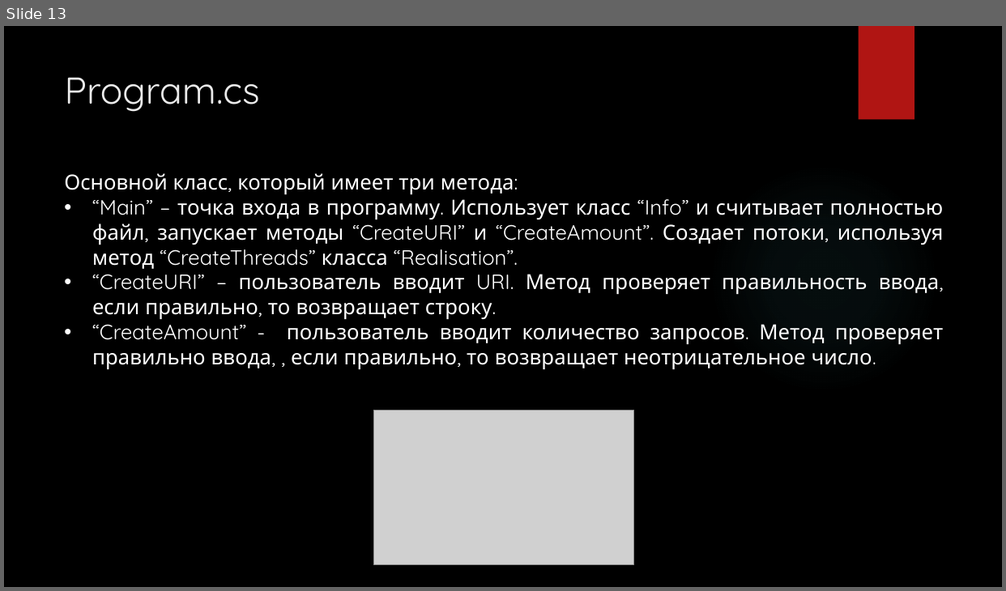
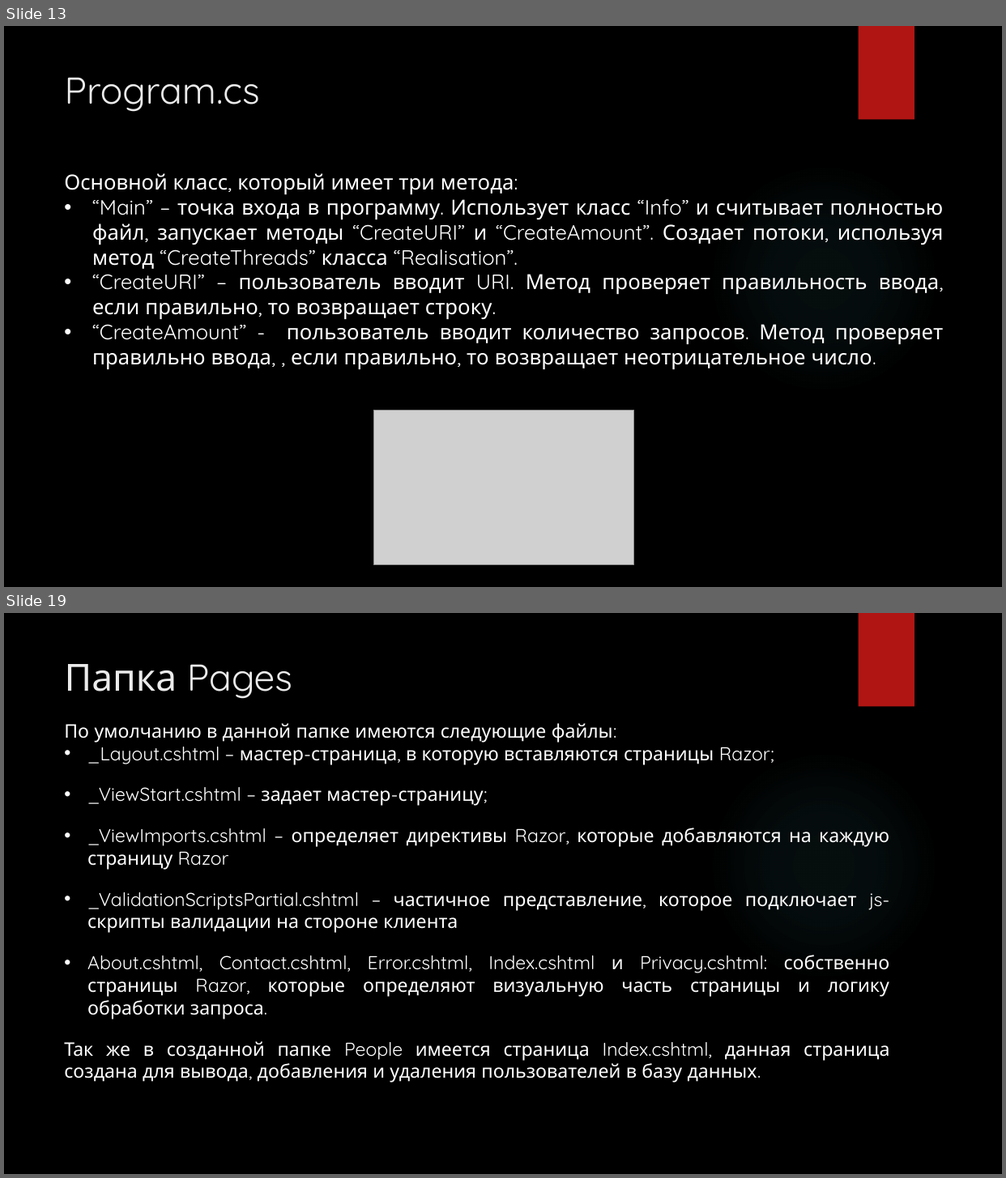
Before and after one commit to T0person/Practic, a slide deck: Практика.pptx. Shown one above the other, each under a label of ours: slide 13 before the commit, slides 13 and 19 after it; the slides between them are not shown. The pictures are 1006x591 and 1006x1178 pixels, drawn with LibreOffice and Linux fonts; fonts in the diff are those of the drawing; grey boxes stand for pictures; background and template pictures are left out. Boxes give left, top, right and bottom in pixels: in the first picture for what was removed or moved away, otherwise in the second. Text is boxed around its words. In the diff, an @@ line names an element or a change of style, - is before the commit and + after.

```diff
--- a/Практика.pptx
+++ b/Практика.pptx
@@ slide 19 added at [4, 613, 1002, 1174], background picture (left out); not listed: 2 template elements that a slide beside it also shows @@
@@ title added at [65, 664, 292, 699], 36 pt, text #EBEBEB @@
+Папка Pages
@@ text added at [64, 723, 890, 1083], 18 pt, text #FFFFFF @@
+По умолчанию в данной папке имеются следующие файлы:
+• _Layout.cshtml – мастер-страница, в которую вставляются страницы Razor;
+• _ViewStart.cshtml – задает мастер-страницу;
+• _ViewImports.cshtml – определяет директивы Razor, которые добавляются на каждую страницу Razor
+• _ValidationScriptsPartial.cshtml – частичное представление, которое подключает js-скрипты валидации на стороне клиента
+• About.cshtml, Contact.cshtml, Error.cshtml, Index.cshtml и Privacy.cshtml: собственно страницы Razor, которые определяют визуальную часть страницы и логику обработки запроса.
+Так же в созданной папке People имеется страница Index.cshtml, данная страница создана для вывода, добавления и удаления пользователей в базу данных.
```
Also in this commit, not shown: 1 slide changed, 11 other slides added, 1 slide removed.
